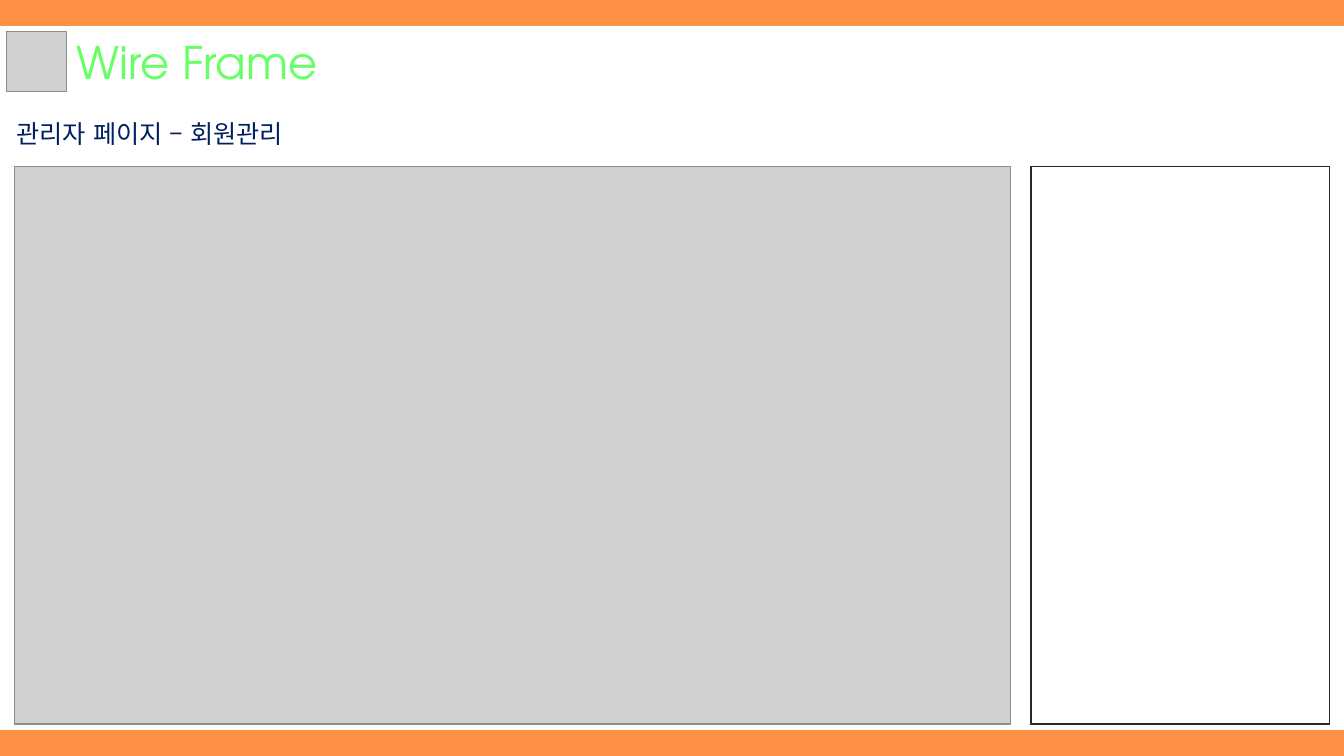
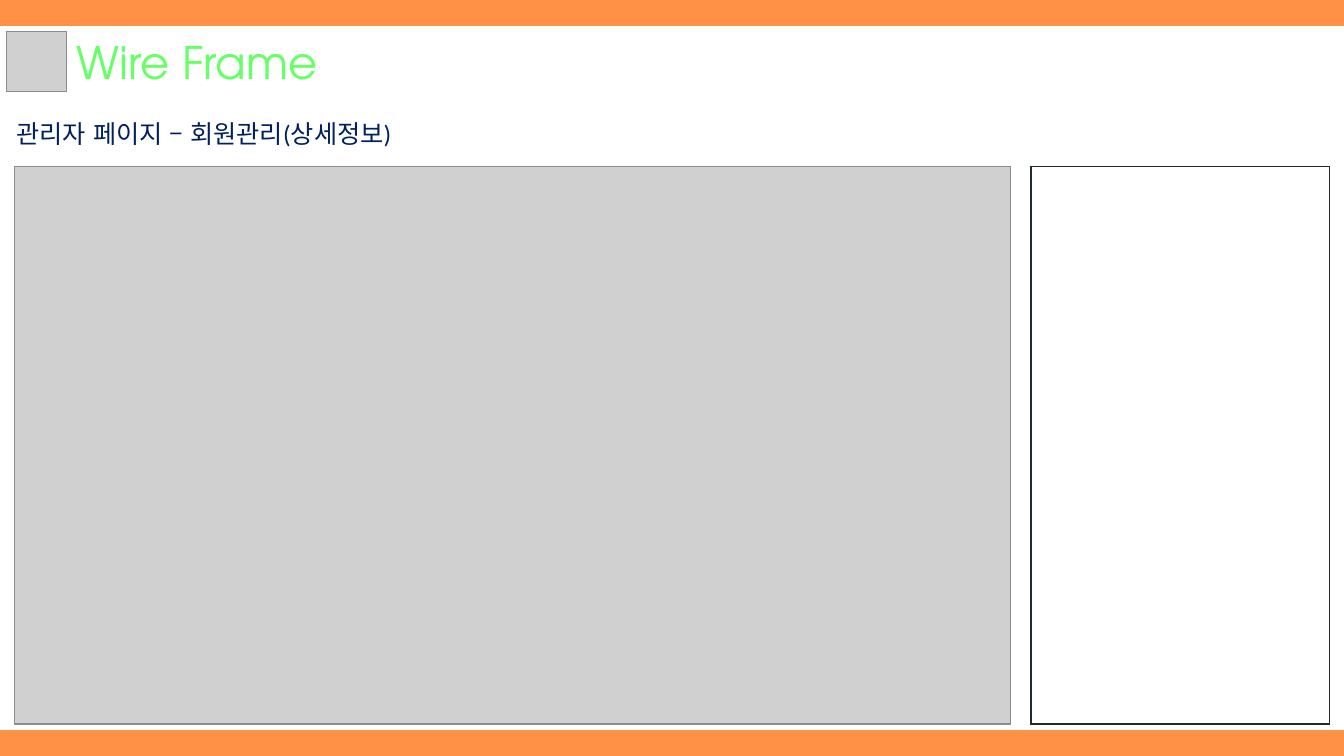
Before and after one commit to hhsw07/ezen-academy-projects, a slide deck: slide 5 of WebContent/hsw/3조 하비팩토리_hsw.pptx (slide 6 before the commit). Drawn at 1344x756 pixels with LibreOffice and Linux fonts; fonts in the diff are those of the drawing; grey boxes stand for pictures. Boxes give left, top, right and bottom in pixels: in the first picture for what was removed or moved away, otherwise in the second. Text is boxed around its words. In the diff, an @@ line names an element or a change of style, - is before the commit and + after.

```diff
--- a/WebContent/hsw/3조 하비팩토리_hsw.pptx
+++ b/WebContent/hsw/3조 하비팩토리_hsw.pptx
@@ text at bbox=[17, 122, 391, 147]: text changed @@
-관리자 페이지 – 회원관리
+관리자 페이지 – 회원관리(상세정보)
```
Also in this commit, not shown: 4 other slides changed, 5 slides added, 1 slide removed, 9 other files.
